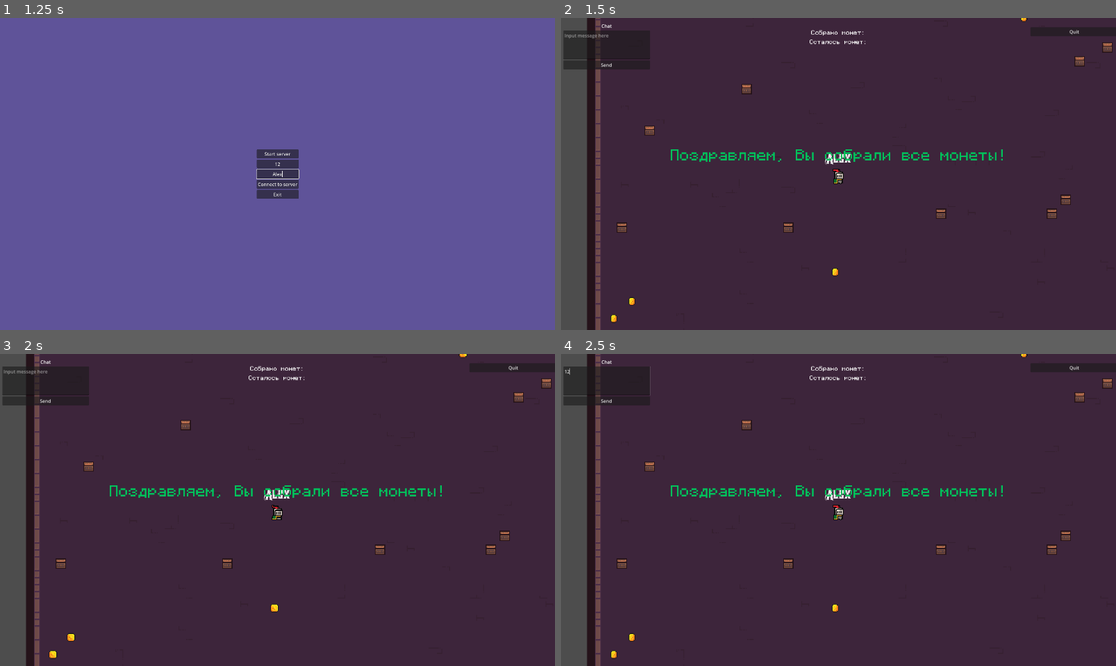
Above: before the commit, frames 1-4 (two rows, left to right).
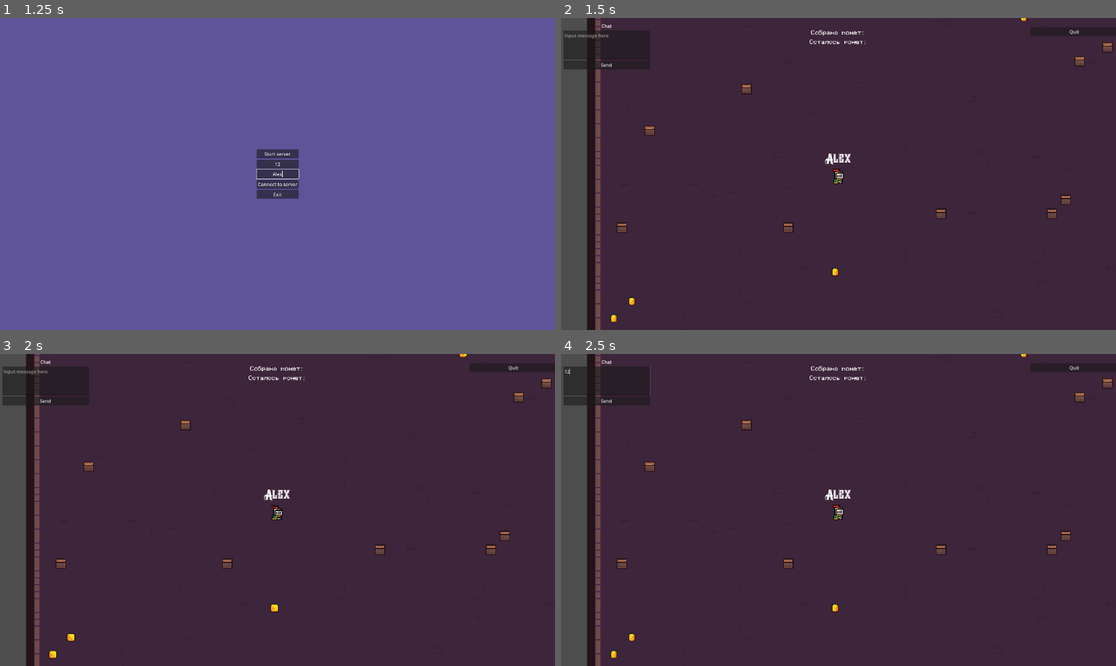
Above: after the commit, the same moments.

Repository: alnikyur/net_sandbox
Game: Godot game, scene res://scenes/ui/main_ui.tscn
The game is run twice, just before and just after one commit, with the same random seed, the same clock (stepped at 60 frames per second) and the same inputs. Sound files missing from this copy of the repository are replaced by a short silence.
Inputs (mouse positions are in pixels of both pictures, inside the frame that each line leads up to):
- Up to frame 1 (1.25 s): click (277, 164) at 0.52 s; type "12" at 0.6 s; click (277, 174) at 0.75 s; type "Alex" at 0.83 s
- Up to frame 2 (1.5 s): click "Start server" at 1.25 s
- Up to frame 3 (2 s): no input
- Up to frame 4 (2.5 s): click (605, 382) at 2.02 s; type "12" at 2.1 s

Frame 1 is identical in both runs. In frame 2, 0.7% of the frame differs, in the area x 19-80%, y 42-47%; in frame 3, 0.7%; in frame 4, 0.7%.

Commit message:
Add winner message

Diff:
--- a/scenes/lobby/lobby.gd
+++ b/scenes/lobby/lobby.gd
@@ -292,6 +292,21 @@
 	if num_coins == 0:
 		display_message("Все монеты собраны!")
 		rpc("display_message", "Все монеты собраны!")  # Сообщение всем игрокам
+		# Находим победителя
+		var max_coins = -1
+		var winner_id = null
+		for id in player_scores.keys():
+			if player_scores[id] > max_coins:
+				max_coins = player_scores[id]
+				winner_id = id
+
+		if winner_id != null:
+			var winner_name = players[winner_id].player_name if players.has(winner_id) else "Неизвестный"
+			var message = "🏆 Победитель: " + winner_name + " с " + str(max_coins) + " монетами!"
+
+			print(message) # Лог на сервере
+			display_winner(message)
+			rpc("display_winner", message) # Отправляем всем клиентам
 
 	# Обновляем UI на сервере
 	_update_local_ui()
@@ -304,6 +319,20 @@
 	if coin:
 		coins.erase(coin)
 		coin.queue_free()
+
+@rpc("any_peer", "reliable")
+func display_winner(message: String):
+	print("🏆", message)  # Вывод в консоль (для отладки)
+
+	# Проверяем, есть ли UI элемент для отображения сообщений
+	if has_node("CanvasLayer/MessageLabel"):
+		var message_label = get_node("CanvasLayer/MessageLabel")
+		message_label.text = message
+		message_label.visible = true  # Показываем сообщение
+
+	# Для сервера тоже нужно обновить UI
+	coin_label.text = message
+
 
 @rpc("any_peer", "reliable")
 func display_message(text: String):
--- a/scenes/lobby/lobby.tscn
+++ b/scenes/lobby/lobby.tscn
@@ -1410,6 +1410,7 @@
 text = "Quit"
 
 [node name="MessageLabel" type="Label" parent="CanvasLayer"]
+visible = false
 modulate = Color(0, 0.760784, 0.356863, 1)
 texture_filter = 1
 anchors_preset = 8
